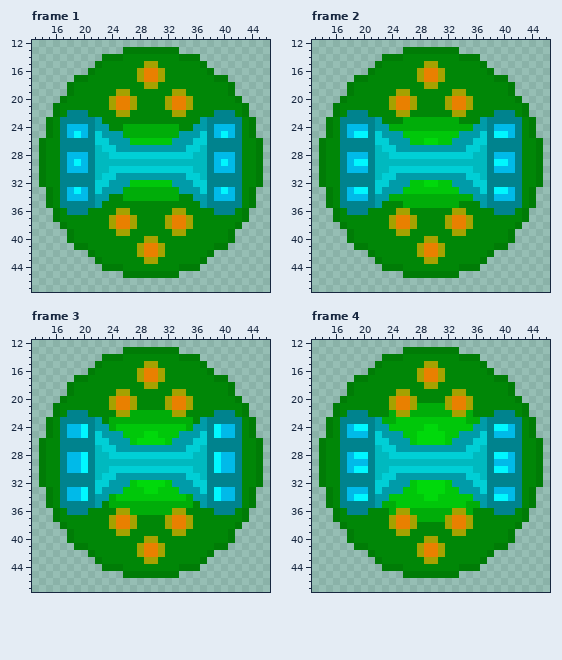
Two states of a pixel-art file, raw assets/ragnarok_capsule.aseprite. Above: the version before the commit.
60x60 pixels, 15 frames. Shown: frame 1: x 13..46, y 12..47; frame 2: x 13..46, y 12..47; frame 3: x 13..46, y 12..47; frame 4: x 13..46, y 12..47. The commit also changed other frames, which this record leaves out.
After:
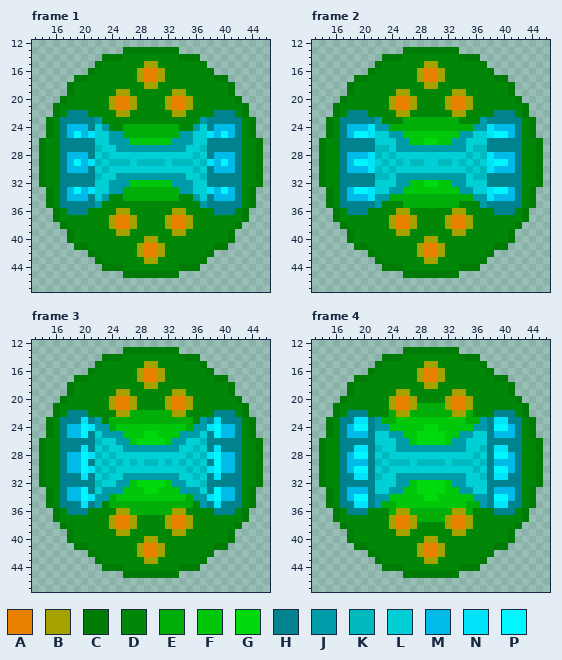
Palette (. is transparent): A #e98000  B #a5a200  C #007c06  D #008707  E #00ad09  F #00c70a  G #00d90b  H #00838e  J #009ba9  K #00b9bf  L #00cfd6  M #00bae9  N #00e3f8  P #00f7ff
The commit says: no more anims for tonight (and possibly tomorrow)
What changed:
--- frame 1, layers "primer_caps", "energy_current", "container"
@@ x 19..40 @@
 23 HHHJDDDDDDDDDDDDDDJHHH
-24 MMHJJDDEEEEEEEEDDJJHMM
-25 PMHLJJJEEEEEEEEJJJLHMP
+24 MMHLJDDEEEEEEEEDDJLHMM
+25 PMNLLJJEEEEEEEEJJLLNMP
 26 HHHLLJJJFFFFFFJJJLLHHH
 27 HHHKLLJJJJJJJJJJLLKHHH
-28 MMHKKLLLLLLLLLLLLKKHMM
-29 PMHKKKKKKKKKKKKKKKKHMP
-30 MMHKKLLLLLLLLLLLLKKHMM
+28 MMHLKLLLLLLLLLLLLKLHMM
+29 PMNKLKKKLKKKKLKKKLKNMP
+30 MMHLKLLLLLLLLLLLLKLHMM
 31 HHHKLLJJJJJJJJJJLLKHHH
 32 HHHLLJJJFFFFFFJJJLLHHH
-33 PMHLJJJEEEEEEEEJJJLHMP
-34 MMHJJDDEEEEEEEEDDJJHMM
+33 PMNLLJJEEEEEEEEJJLLNMP
+34 MMHLJDDEEEEEEEEDDJLHMM
 35 HHHJDDDDDDDDDDDDDDJHHH
--- frame 2, layers "primer_caps", "energy_current", "container"
@@ x 19..40 @@
 23 HHHJDDDEEEEEEEEDDDJHHH
-24 MMHJJEEEEEEEEEEEEJJHMM
-25 PPHLJJJFFFFFFFFJJJLHPP
-26 HHHLLJJJFFGGFFJJJLLHHH
-27 HHHKLLJJJJJJJJJJLLKHHH
-28 MMHKKLLLLLLLLLLLLKKHMM
-29 PPHKKKKKKKKKKKKKKKKHPP
-30 MMHKKLLLLLLLLLLLLKKHMM
-31 HHHKLLJJJJJJJJJJLLKHHH
-32 HHHLLJJJFFGGFFJJJLLHHH
-33 PPHLJJJFFFFFFFFJJJLHPP
-34 MMHJJEEEEEEEEEEEEJJHMM
+24 MMNJJEEEEEEEEEEEEJJNMM
+25 PPNLLJJFFFFFFFFJJLLNPP
+26 HHHLLLJJFFGGFFJJLLLHHH
+27 HHHKKLJJJJJJJJJJLKKHHH
+28 MMNKLKLLLLLLLLLLKLKNMM
+29 PPNLKLKLKKLLKKLKLKLNPP
+30 MMNKLKLLLLLLLLLLKLKNMM
+31 HHHKKLJJJJJJJJJJLKKHHH
+32 HHHLLLJJFFGGFFJJLLLHHH
+33 PPNLLJJFFFFFFFFJJLLNPP
+34 MMNJJEEEEEEEEEEEEJJNMM
 35 HHHJDDDEEEEEEEEDDDJHHH
--- frame 3, layers "primer_caps", "energy_current", "container"
@@ x 13..46 @@
 22 ...CDHHHDDDDBBEEEEEEBBDDDDHHHDC...
-23 ..CDHHHHHJDEEEEEEEEEEEEDJHHHHHDC..
-24 ..CDHMMPHJJEFFFFFFFFFFEJJHPMMHDC..
+23 ..CDHHHNHJDEEEEEEEEEEEEDJHNHHHDC..
+24 ..CDHMMPNJJEFFFFFFFFFFEJJNPMMHDC..
 25 ..CDHMMPHLJJJFFFGGFFFJJJLHPMMHDC..
-26 .CDDHHHHHLLJJJFGGGGFJJJLLHHHHHDDC.
-27 .CDDHHHHHKLLJJJJJJJJJJLLKHHHHHDDC.
-28 .CDDHMMPHKKLLLLLLLLLLLLKKHPMMHDDC.
-29 .CDDHMMPHKKKKKKKKKKKKKKKKHPMMHDDC.
-30 .CDDHMMPHKKLLLLLLLLLLLLKKHPMMHDDC.
-31 .CDDHHHHHKLLJJJJJJJJJJLLKHHHHHDDC.
-32 .CDDHHHHHLLJJJFGGGGFJJJLLHHHHHDDC.
+26 .CDDHHHHHKLLJJFGGGGFJJLLKHHHHHDDC.
+27 .CDDHHHNHLKLLJJJJJJJJLLKLHNHHHDDC.
+28 .CDDHMMPNKLKLLLLLLLLLLKLKNPMMHDDC.
+29 .CDDHMMPHLKLKLKLKKLKLKLKLHPMMHDDC.
+30 .CDDHMMPNKLKLLLLLLLLLLKLKNPMMHDDC.
+31 .CDDHHHNHLKLLJJJJJJJJLLKLHNHHHDDC.
+32 .CDDHHHHHKLLJJFGGGGFJJLLKHHHHHDDC.
 33 ..CDHMMPHLJJJFFFGGFFFJJJLHPMMHDC..
-34 ..CDHMMPHJJEFFFFFFFFFFEJJHPMMHDC..
-35 ..CDHHHHHJDEEEEEEEEEEEEDJHHHHHDC..
+34 ..CDHMMPNJJEFFFFFFFFFFEJJNPMMHDC..
+35 ..CDHHHNHJDEEEEEEEEEEEEDJHNHHHDC..
 36 ...CDHHHDDDDBBEEEEEEBBDDDDHHHDC...
--- frame 4, layers "primer_caps", "energy_current", "container"
@@ x 13..46 @@
 22 ...CDHHHDDDEBBEEEEEEBBEDDDHHHDC...
-23 ..CDHHHHHJEEFFFFFFFFFFEEJHHHHHDC..
+23 ..CDHHNNHJEEFFFFFFFFFFEEJHNNHHDC..
 24 ..CDHMPPHJJFFFFFGGFFFFFJJHPPMHDC..
-25 ..CDHMMMHLJJJFFGGGGFFJJJLHMMMHDC..
-26 .CDDHHHHHLLJJJFGGGGFJJJLLHHHHHDDC.
-27 .CDDHHHHHKLLJJJJJJJJJJLLKHHHHHDDC.
-28 .CDDHMPPHKKLLLLLLLLLLLLKKHPPMHDDC.
-29 .CDDHMMMHKKKKKKKKKKKKKKKKHMMMHDDC.
-30 .CDDHMPPHKKLLLLLLLLLLLLKKHPPMHDDC.
-31 .CDDHHHHHKLLJJJJJJJJJJLLKHHHHHDDC.
-32 .CDDHHHHHLLJJJFGGGGFJJJLLHHHHHDDC.
-33 ..CDHMMMHLJJJFFGGGGFFJJJLHMMMHDC..
+25 ..CDHMMMHLLJJFFGGGGFFJJLLHMMMHDC..
+26 .CDDHHHHHLLLJJFGGGGFJJLLLHHHHHDDC.
+27 .CDDHHNNHKLLJJJJJJJJJJLLKHNNHHDDC.
+28 .CDDHMPPHLKLLLLLLLLLLLLKLHPPMHDDC.
+29 .CDDHMMMHKLKKKLKKKKLKKKLKHMMMHDDC.
+30 .CDDHMPPHLKLLLLLLLLLLLLKLHPPMHDDC.
+31 .CDDHHNNHKLLJJJJJJJJJJLLKHNNHHDDC.
+32 .CDDHHHHHLLLJJFGGGGFJJLLLHHHHHDDC.
+33 ..CDHMMMHLLJJFFGGGGFFJJLLHMMMHDC..
 34 ..CDHMPPHJJFFFFFGGFFFFFJJHPPMHDC..
-35 ..CDHHHHHJEEFFFFFFFFFFEEJHHHHHDC..
+35 ..CDHHNNHJEEFFFFFFFFFFEEJHNNHHDC..
 36 ...CDHHHDDDEBBEEEEEEBBEDDDHHHDC...
Changed places in both pictures, as pixel boxes (x1, y1, x2, y2):
changed: (88, 124, 137, 201)
changed: (165, 124, 214, 201)
changed: (368, 124, 494, 201)
changed: (81, 417, 221, 508)
changed: (354, 417, 417, 508)
changed: (445, 417, 508, 508)
